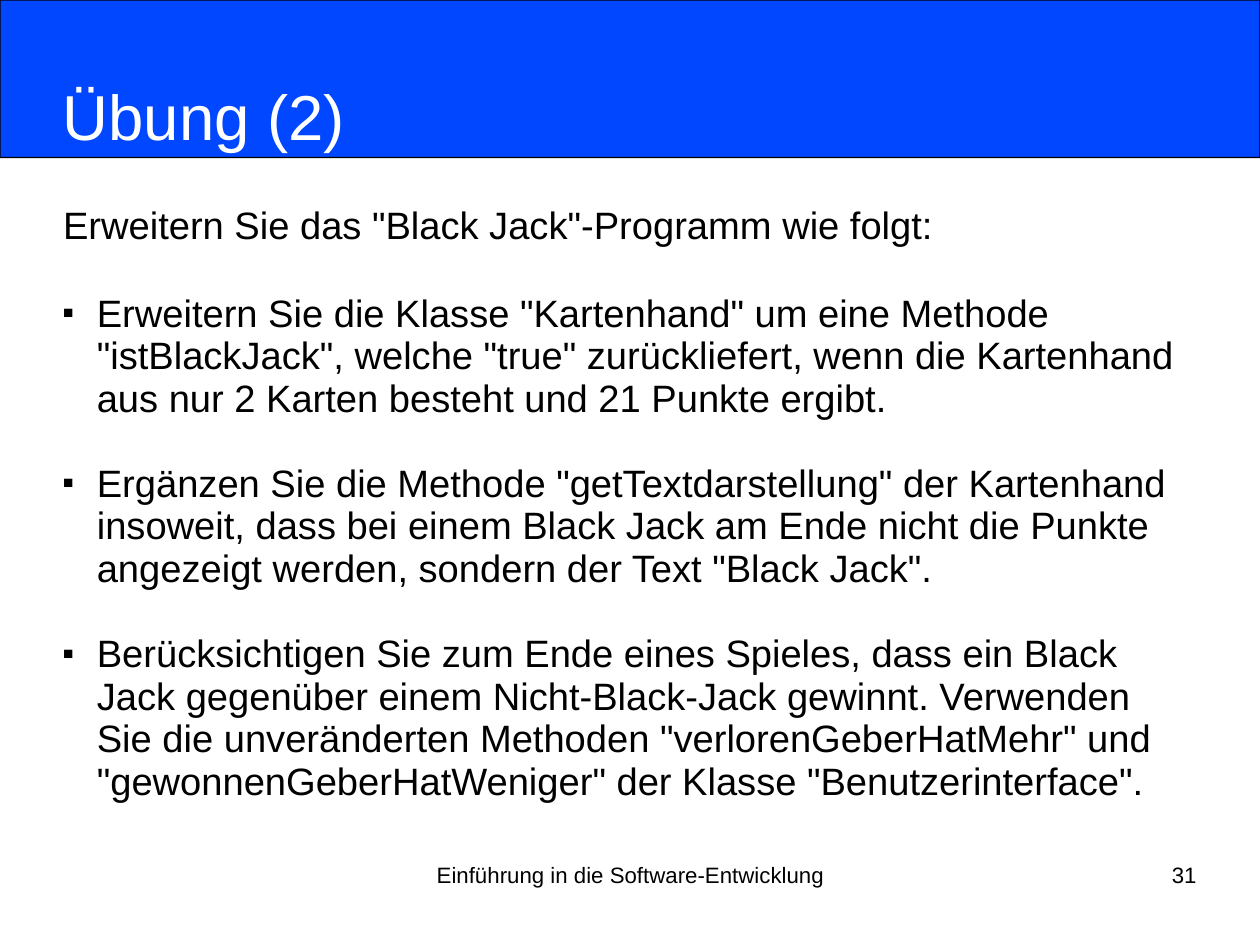
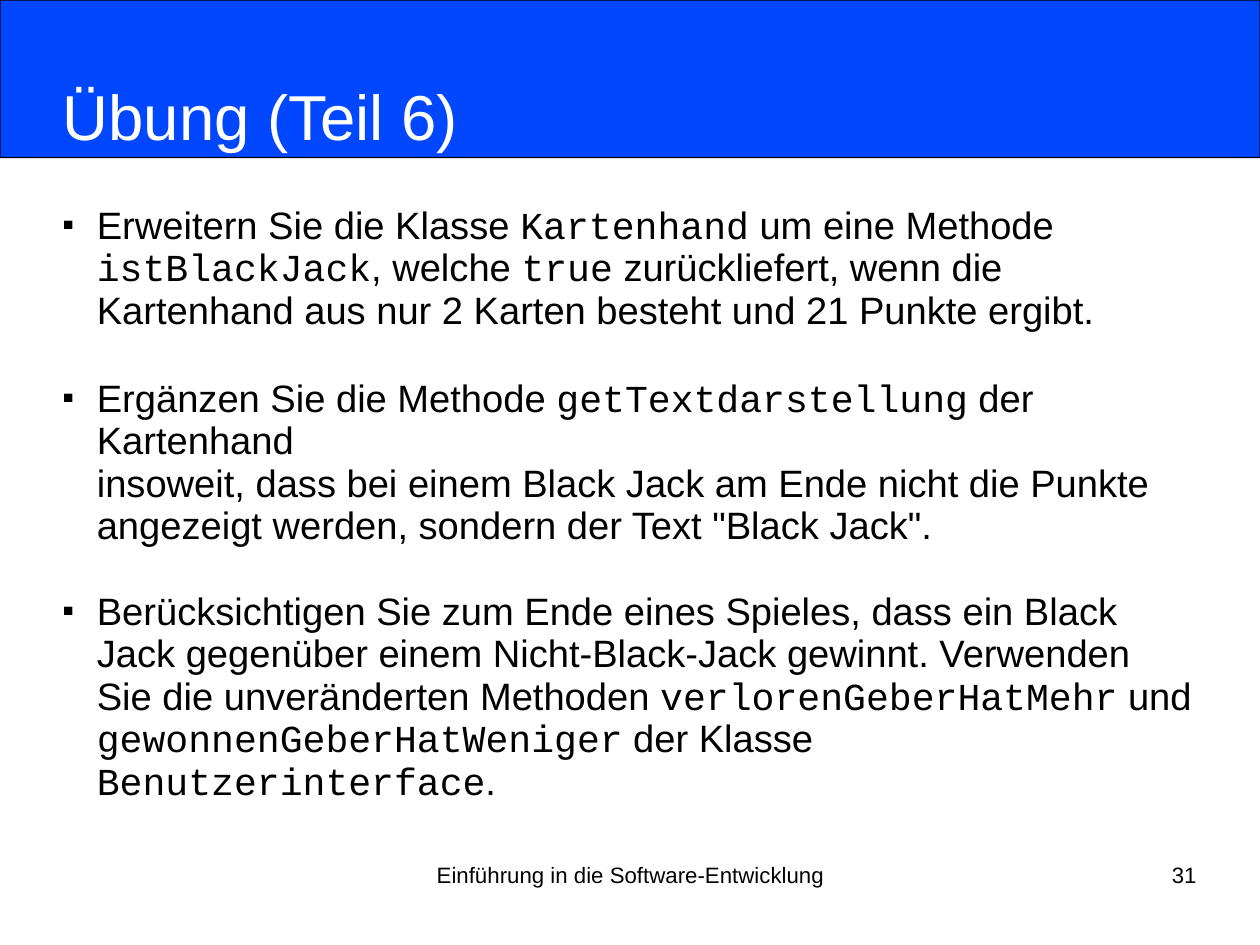
Before and after one commit to nordakademie-einfuehrung-java/vorlesungsskript, a slide deck: slide 31 of folien/Semester_04_Termin_01_Kapitel09.pptx. Drawn at 1260x945 pixels with LibreOffice and Linux fonts; fonts in the diff are those of the drawing. Boxes give left, top, right and bottom in pixels: in the first picture for what was removed or moved away, otherwise in the second. Text is boxed around its words. In the diff, an @@ line names an element or a change of style, - is before the commit and + after.

```diff
--- a/folien/Semester_04_Termin_01_Kapitel09.pptx
+++ b/folien/Semester_04_Termin_01_Kapitel09.pptx
@@ title at [63,90,457,152]: text changed @@
-Übung (2)
+Übung (Teil 6)
@@ subtitle at [97,211,1192,796]: text changed @@
-Erweitern Sie das "Black Jack"-Programm wie folgt:
-■ Erweitern Sie die Klasse "Kartenhand" um eine Methode
-  "istBlackJack", welche "true" zurückliefert, wenn die Kartenhand
-  aus nur 2 Karten besteht und 21 Punkte ergibt.
-■ Ergänzen Sie die Methode "getTextdarstellung" der Kartenhand
-  insoweit, dass bei einem Black Jack am Ende nicht die Punkte
-  angezeigt werden, sondern der Text "Black Jack".
-■ Berücksichtigen Sie zum Ende eines Spieles, dass ein Black
-  Jack gegenüber einem Nicht-Black-Jack gewinnt. Verwenden
-  Sie die unveränderten Methoden "verlorenGeberHatMehr" und
-  "gewonnenGeberHatWeniger" der Klasse "Benutzerinterface".
+■ Erweitern Sie die Klasse Kartenhand um eine Methode
+  istBlackJack, welche true zurückliefert, wenn die Kartenhand aus nur 2 Karten besteht und 21 Punkte ergibt.
+■ Ergänzen Sie die Methode getTextdarstellung der Kartenhand
+  insoweit, dass bei einem Black Jack am Ende nicht die Punkte
+  angezeigt werden, sondern der Text "Black Jack".
+■ Berücksichtigen Sie zum Ende eines Spieles, dass ein Black
+  Jack gegenüber einem Nicht-Black-Jack gewinnt. Verwenden
+  Sie die unveränderten Methoden verlorenGeberHatMehr und
+  gewonnenGeberHatWeniger der Klasse Benutzerinterface.
```
Also in this commit, not shown: 10 other slides changed, 2 slides removed, 4 other files.
